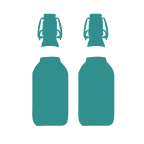
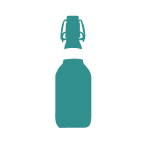
Layers edited between the first and the second 144 × 144 image:
painted on "Layer #1" over (54, 13, 115, 128)
hid "Layer" over (32, 13, 73, 128)
